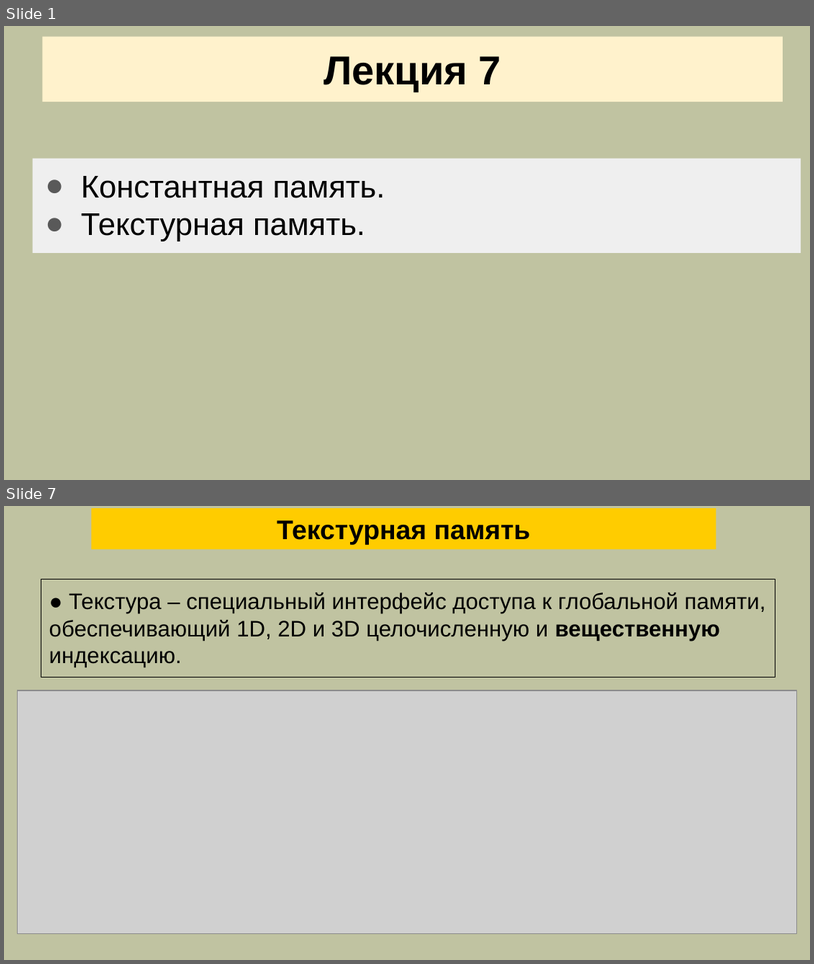
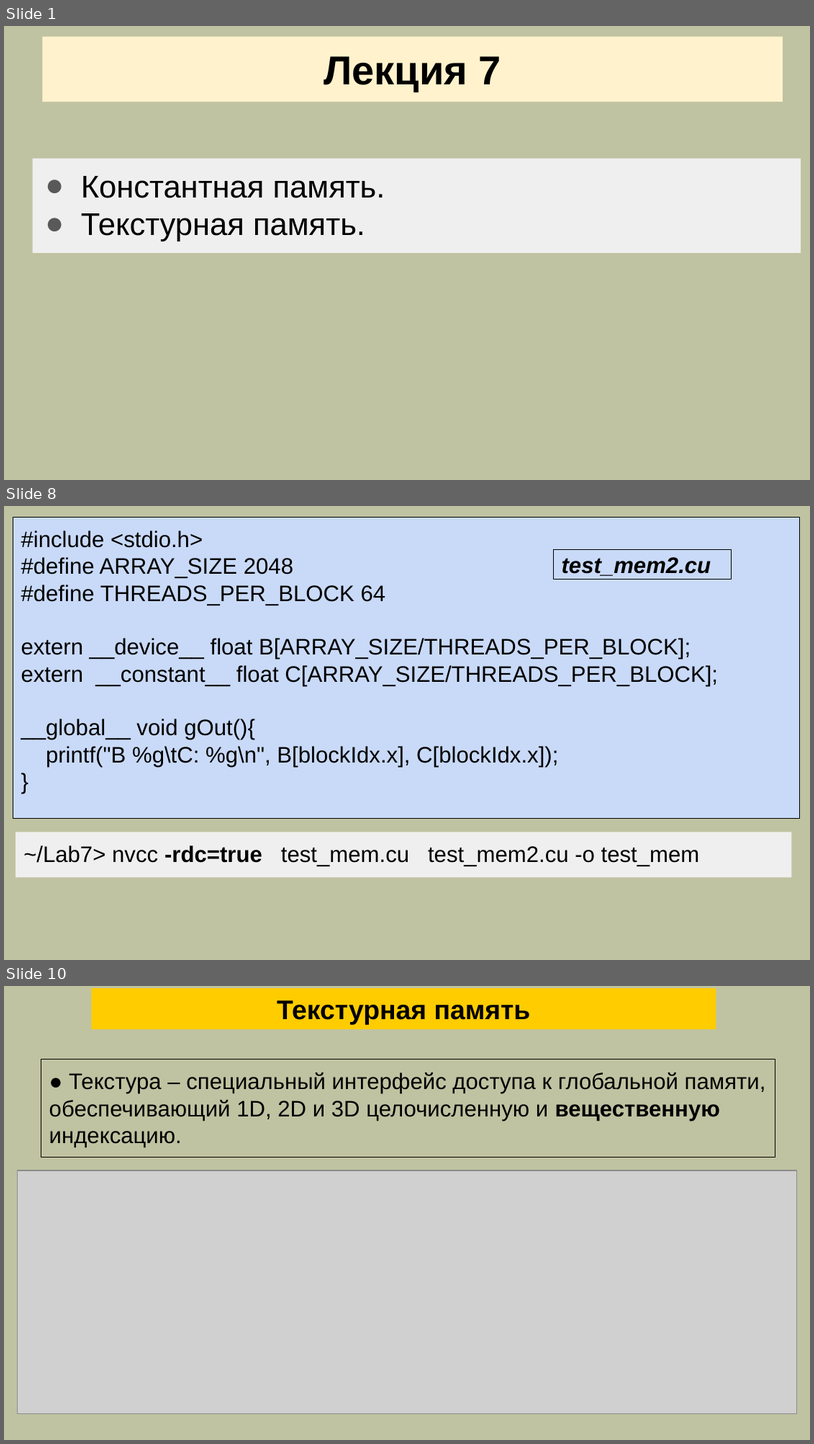
Before and after one commit to mlkv52/sibsutis_cuda_bachelors-2025, a slide deck: Лекции/pptx/Лекция7-ПГП-2025.pptx. Shown one above the other, each under a label of ours: slides 1 and 7 before the commit, slides 1, 8 and 10 after it; the slides between them are not shown. The pictures are 814x964 and 814x1444 pixels, drawn with LibreOffice and Linux fonts; fonts in the diff are those of the drawing; grey boxes stand for pictures. Boxes give left, top, right and bottom in pixels: in the first picture for what was removed or moved away, otherwise in the second. Text is boxed around its words. In the diff, an @@ line names an element or a change of style, - is before the commit and + after.

```diff
--- a/Лекции/pptx/Лекция7-ПГП-2025.pptx
+++ b/Лекции/pptx/Лекция7-ПГП-2025.pptx
@@ slide 8 added at [4, 506, 810, 960], background #C0C3A1 @@
@@ rectangle added at [13, 517, 800, 818], fill #C9DAF8, outline #000000 0.75 pt, 20 pt, text #000000 @@
+#include <stdio.h>
+#define ARRAY_SIZE 2048
+#define THREADS_PER_BLOCK 64
+extern __device__ float B[ARRAY_SIZE/THREADS_PER_BLOCK];
+extern __constant__ float C[ARRAY_SIZE/THREADS_PER_BLOCK];
+__global__ void gOut(){
+printf("B %g\tC: %g\n", B[blockIdx.x], C[blockIdx.x]);
+}
@@ rectangle added at [554, 549, 732, 579], fill #C9DAF8, outline #000000 0.75 pt, 20 pt, text #000000, bold, italic @@
+test_mem2.cu
@@ rectangle added at [16, 831, 792, 877], fill #EFEFEF, 20 pt, text #000000 @@
+~/Lab7> nvcc -rdc=true test_mem.cu test_mem2.cu -o test_mem
@@ what was slide 7 is now slide 10 @@
```
Also in this commit, not shown: 1 slide changed, 6 other slides added, 4 slides removed.
